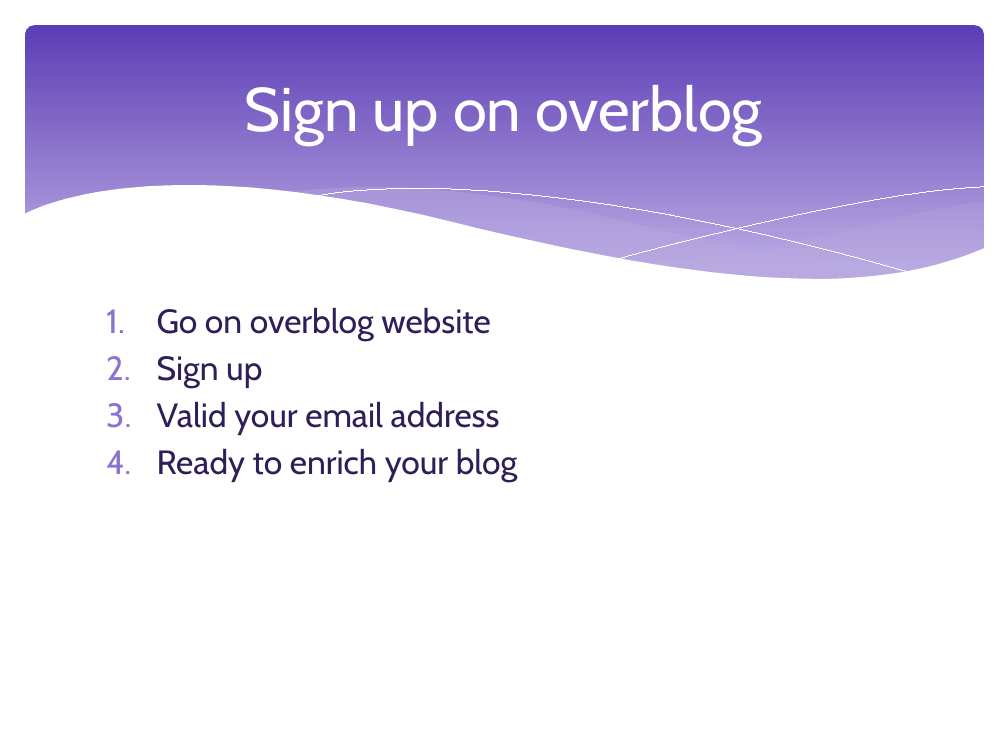
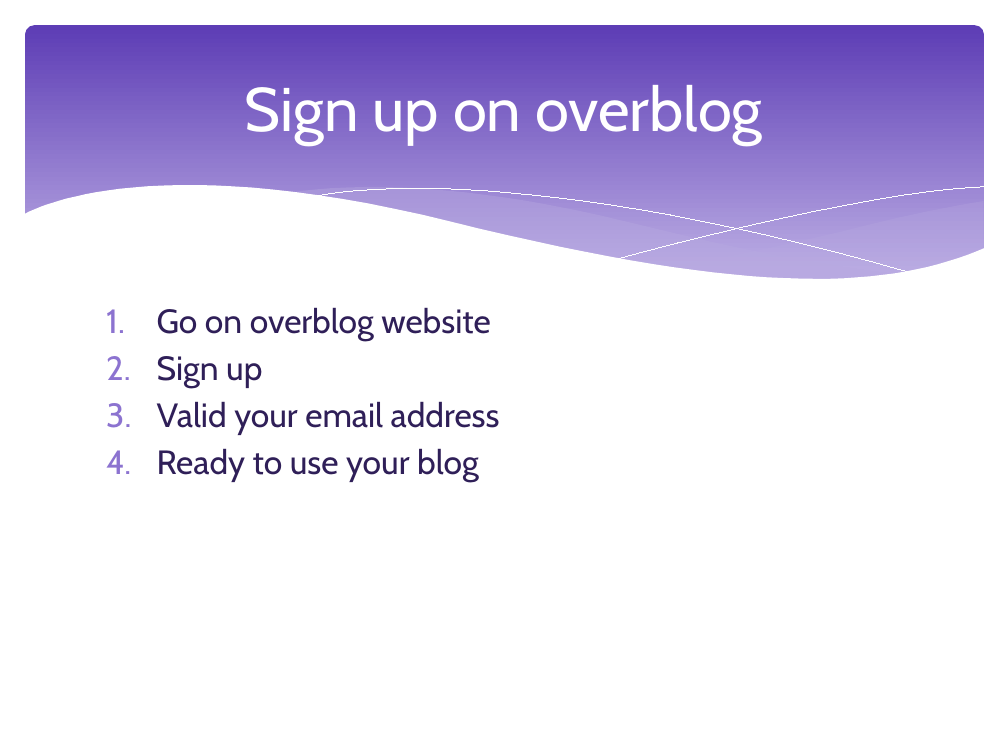
Before and after one commit to NoemieRullier/EnglishProjectBlog, a slide deck: slide 4 of Presentation.pptx. Drawn at 1008x756 pixels with LibreOffice and Linux fonts; fonts in the diff are those of the drawing. Boxes give left, top, right and bottom in pixels: in the first picture for what was removed or moved away, otherwise in the second. Text is boxed around its words. In the diff, an @@ line names an element or a change of style, - is before the commit and + after.

```diff
--- a/Presentation.pptx
+++ b/Presentation.pptx
@@ text at box(157, 448, 479, 482): text changed @@
-4. Ready to enrich your blog
+4. Ready to use your blog
```
Also in this commit, not shown: 3 other slides changed.
